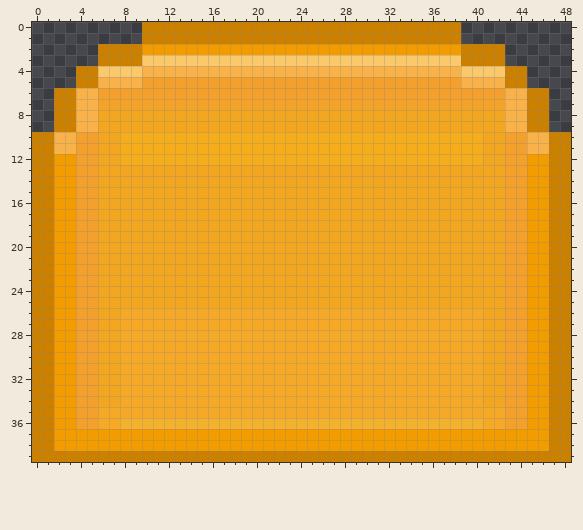
Pixel-art file: assets/ui/luna/titlebar.aseprite. That is the earlier state.
49x40 pixels, 1 frame. Colours within 5 levels of each other are drawn and written as one.
And afterwards:
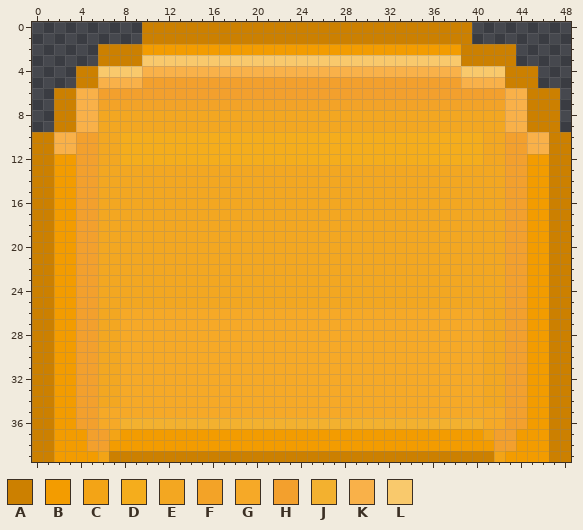
Palette (. is transparent): A #cc8000  B #f39c00  C #f3a416  D #f5ad1c  E #f3a721  F #f3a327  G #f6a927  H #f3a02d  J #f3b12f  K #f9b149  L #f9c96c
Difference:
layer "Layer 2" removed
--- layer "Layer 1"
@@ x 37..48 @@
- 0 AA..........
- 1 AA..........
- 2 BBAAAA......
- 3 LLAAAA......
- 4 KKLLLLAA....
- 5 HHKKKKAA....
- 6 HHHHHHKKAA..
- 7 FFFFFFKKAA..
- 8 EEEEEEKKAA..
- 9 EEEEEEKKAA..
+ 0 AAA.........
+ 1 AAA.........
+ 2 BBAAAAA.....
+ 3 LLAAAAA.....
+ 4 KKLLLLAAA...
+ 5 HHKKKKAAA...
+ 6 HHHHHHKKAAA.
+ 7 FFFFFFKKAAA.
+ 8 EEEEEEKKAAA.
+ 9 EEEEEEKKAAA.
 10 DDDDEEHHKKAA
@@ x 0..48 @@
 36 AABBHHGGJJJJJJJJJJJJJJJJJJJJJJJJJJJJJJJJJGGHHBBAA
-37 AABBBBBBBBBBBBBBBBBBBBBBBBBBBBBBBBBBBBBBBBBBBBBAA
-38 AABBBBBBBBBBBBBBBBBBBBBBBBBBBBBBBBBBBBBBBBBBBBBAA
-39 AAAAAAAAAAAAAAAAAAAAAAAAAAAAAAAAAAAAAAAAAAAAAAAAA
+37 AABBBHHCBBBBBBBBBBBBBBBBBBBBBBBBBBBBBBBBBCHHBBBAA
+38 AABBBHHBBBBBBBBBBBBBBBBBBBBBBBBBBBBBBBBBBBHHBBBAA
+39 AABBBBCAAAAAAAAAAAAAAAAAAAAAAAAAAAAAAAAAAACBBBBAA
Boxes around the changes in both pictures, in picture pixels (x1, y1, x2, y2):
added: (461, 22, 560, 132)
changed: (54, 429, 120, 462)
changed: (483, 429, 549, 462)
